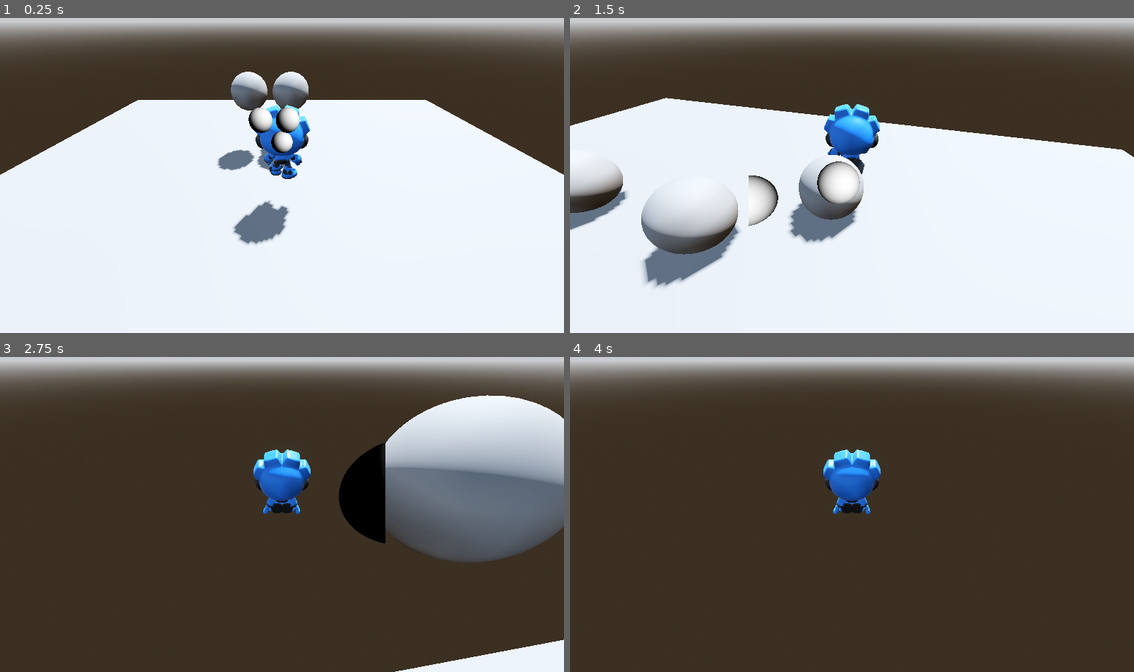
Above: before the commit, frames 1-4 (two rows, left to right).
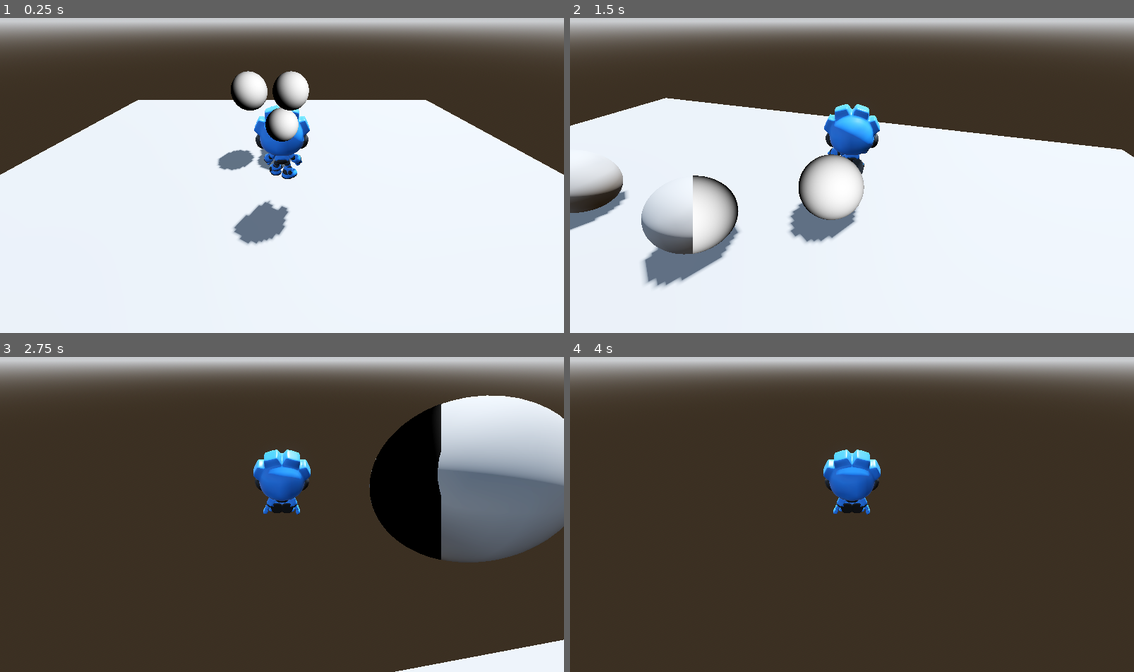
Above: after the commit, the same moments.

Repository: bustedclutch/godot-raymarching-tutorials
Game: Godot game, scene res://public/game_world.tscn
Same seed, same stepped clock (60 frames per second), same inputs: the game is played once before the commit and once after it.
Inputs (mouse positions are in pixels of both pictures, inside the frame that each line leads up to):
- Up to frame 1 (0.25 s): no input
- Up to frame 2 (1.5 s): tap Enter (ui_accept) at 0.5, 0.77 s; move the mouse to (880, 172) at 0.52 s; press the mouse at (880, 172) at 0.53 s; hold E (ui_up) from 0.53 s (still down); move the mouse to (823, 175) at 1.27 s; release the mouse at (823, 175) at 1.28 s; right-click (823, 175) at 1.35 s
- Up to frame 3 (2.75 s): keep holding E (ui_up); tap Enter (ui_accept) at 1.52 s; move the mouse to (293, 508) at 2.02 s; press the mouse at (293, 508) at 2.03 s
- Up to frame 4 (4 s): keep holding E (ui_up); move the mouse to (846, 517) at 2.77 s; release the mouse at (846, 517) at 2.78 s; right-click (846, 517) at 2.85 s; tap Enter (ui_accept) at 3.02, 3.5, 3.77 s; move the mouse to (891, 517) at 3.52 s; press the mouse at (891, 517) at 3.53 s

The runs differ from the first frame. In frame 1, 1.9% of the frame differs, in the area x 40-55%, y 16-43%; in frame 2, 3.0%; in frame 3, 5.4%, in the area x 60-79%, y 14-65%; in frame 4, nothing differs.

Commit message:
Add instruction files, credits, and update chapter 3 scene
For notes regarding authorship, see credits-references-recommendations.txt

Diff:
--- a/raymarching-chapter-03-end/public/game_world.tscn
+++ b/raymarching-chapter-03-end/public/game_world.tscn
@@ -55,7 +55,7 @@
 transform = Transform3D(1, 0, 0, 0, 1, 0, 0, 0, 1, 0, 0, 4.281297)
 
 [node name="RaymarchingGel" type="MeshInstance3D" parent="CharacterBody3D/CameraPivot/Camera3D" unique_id=1198379325]
-transform = Transform3D(1, 0, 0, 0, 1, 0, 0, 0, 1, 0, 0, -1)
+transform = Transform3D(1.54, 0, 0, 0, 1.54, 0, 0, 0, 1.54, 0, 0, -1)
 mesh = SubResource("QuadMesh_vs8q8")
 surface_material_override/0 = SubResource("ShaderMaterial_3048b")
 
Not shown, added: raymarching-chapter-03-end/public/chapter3instructions.txt
Not shown, changed: .gitignore
Not shown, added: raymarching-chapter-02-end/public/chapter2instructions.txt
